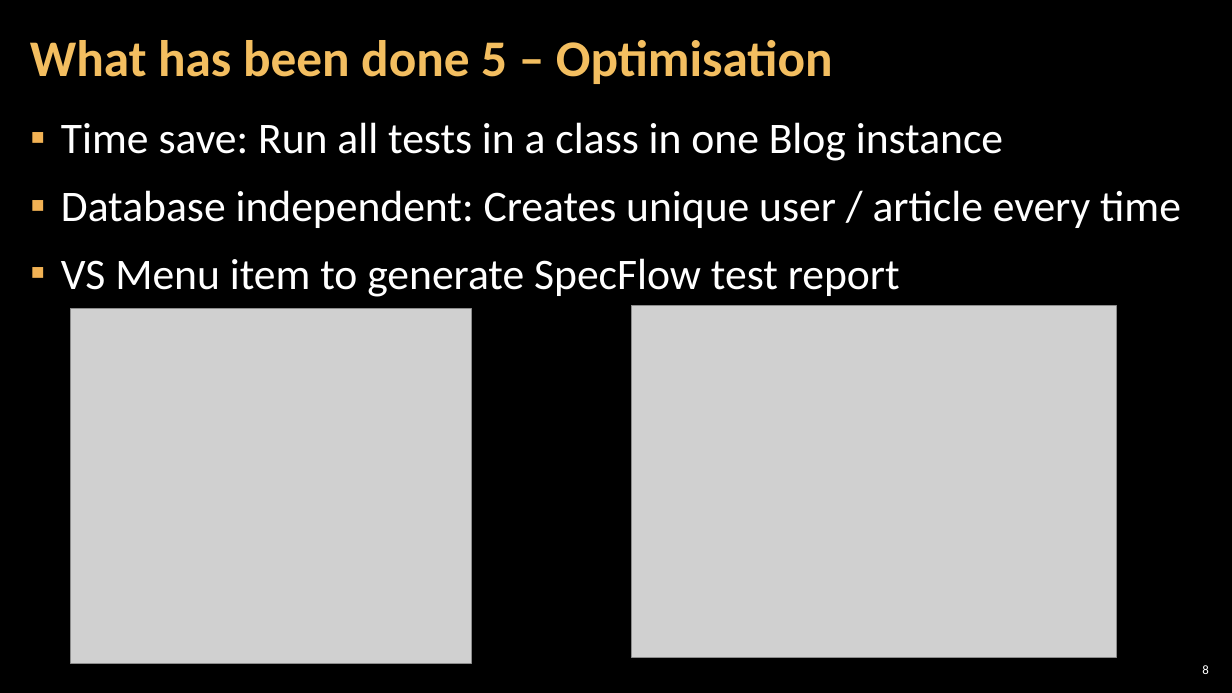
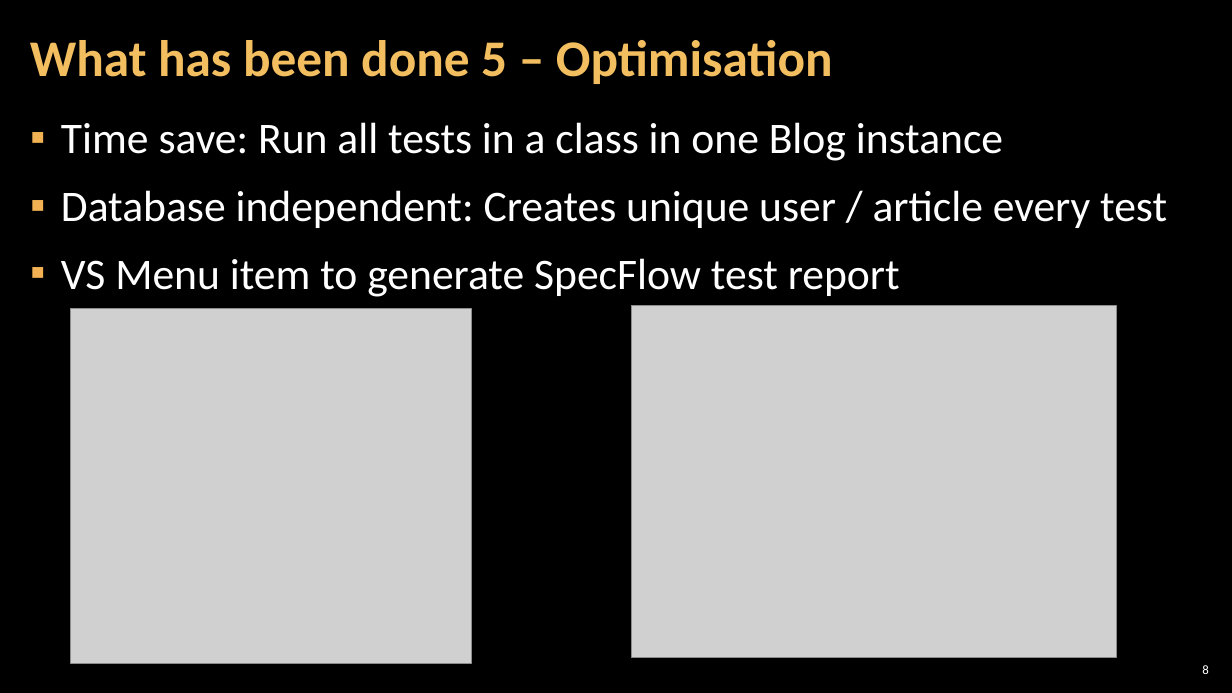
Before and after one commit to vankatabe/Feijoa, a slide deck: slide 8 of Documentation/SoftUni-QA_Automation-BlogProject-Feijoa-Features.pptx. Drawn at 1232x693 pixels with LibreOffice and Linux fonts; fonts in the diff are those of the drawing; grey boxes stand for pictures; background and template pictures are left out. Boxes give left, top, right and bottom in pixels: in the first picture for what was removed or moved away, otherwise in the second. Text is boxed around its words. In the diff, an @@ line names an element or a change of style, - is before the commit and + after.

```diff
--- a/Documentation/SoftUni-QA_Automation-BlogProject-Feijoa-Features.pptx
+++ b/Documentation/SoftUni-QA_Automation-BlogProject-Feijoa-Features.pptx
@@ text at (x1=61, y1=190, x2=1167, y2=228): text changed @@
-▪ Database independent: Creates unique user / article every time
+▪ Database independent: Creates unique user / article every test
```
Also in this commit, not shown: 8 other slides changed, 5 other files.
